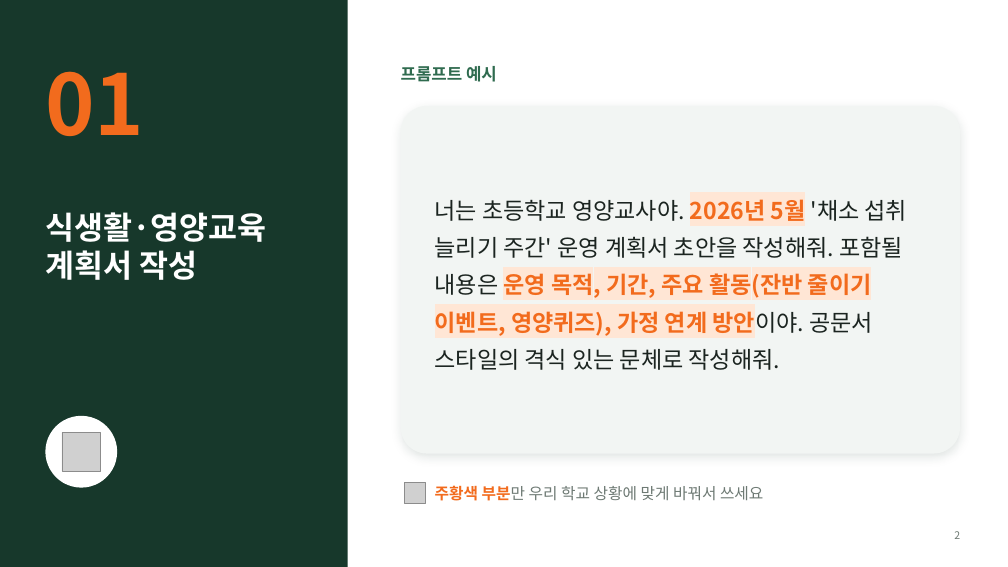
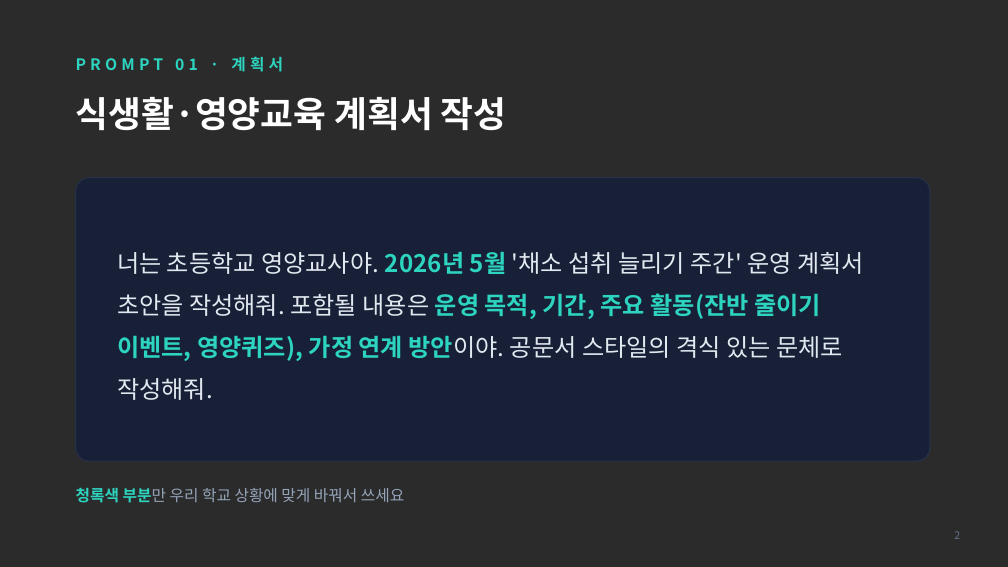
Before and after one commit to chojs135/chojs135, a slide deck: slide 2 of 연수자료/영양교사_AI_공문서_프롬프트.pptx. Drawn at 1008x567 pixels with LibreOffice and Linux fonts; fonts in the diff are those of the drawing; grey boxes stand for pictures; background and template pictures are left out; a plain dark background stands for a picture behind light text. Boxes give left, top, right and bottom in pixels: in the first picture for what was removed or moved away, otherwise in the second. Text is boxed around its words. In the diff, an @@ line names an element or a change of style, - is before the commit and + after.

```diff
--- a/연수자료/영양교사_AI_공문서_프롬프트.pptx
+++ b/연수자료/영양교사_AI_공문서_프롬프트.pptx
@@ background #FFFFFF to picture (left out) @@
@@ rectangle removed at (0, 0, 348, 567) @@
@@ text at (76, 56, 283, 72): text changed; size 80 to 15 pt; text colour #F26B1D to #2DD4BF @@
-01
+PROMPT 01 · 계획서
@@ title "식생활·영양교육 계획서 작성" at (76, 97, 507, 131): vertical alignment top to middle @@
@@ text removed at (401, 66, 497, 82) @@
-프롬프트 예시
@@ title at (76, 97, 507, 131): text changed; size 30 to 34 pt @@
-식생활·영양교육
-계획서 작성
+식생활·영양교육 계획서 작성
@@ rounded rectangle removed at (401, 106, 960, 454) @@
@@ rounded rectangle added at (76, 178, 930, 461), fill #172036, outline #26314A 1 pt @@
@@ text "너는 초등학교 영양교사야. 2026년 5월 ...": place and size @@
-text "너는 초등학교 영양교사야. 2026년 5월 ..." at (435, 199, 907, 370)
+text "너는 초등학교 영양교사야. 2026년 5월 ..." at (117, 252, 864, 400)
@@ text "너는 초등학교 영양교사야. 2026년 5월 ..." at (117, 252, 864, 400): size 22 to 23 pt; text colour #1B2420 to #E2E8F0 in "너는 초등학교 영양교사야. '채소 섭취 늘리기 주간' ..."; text colour #F26B1D to #2DD4BF, highlight #FFE6D5 to none in "2026년 5월 운영 목적, 기간, 주요 활동(잔반 ..."; line spacing 1.35 to 1.45 @@
@@ ellipse removed at (45, 416, 117, 488) @@
@@ picture removed at (62, 433, 101, 471) @@
@@ text at (76, 488, 404, 503): text changed; text colour #6E7A74 to #94A3B8 @@
-주황색 부분만 우리 학교 상황에 맞게 바꿔서 쓰세요
+청록색 부분만 우리 학교 상황에 맞게 바꿔서 쓰세요
@@ picture removed at (405, 482, 426, 504) @@
@@ page number at (954, 531, 960, 539): text colour #6E7A74 to #64748B @@
```
Also in this commit, not shown: 5 other slides changed.
